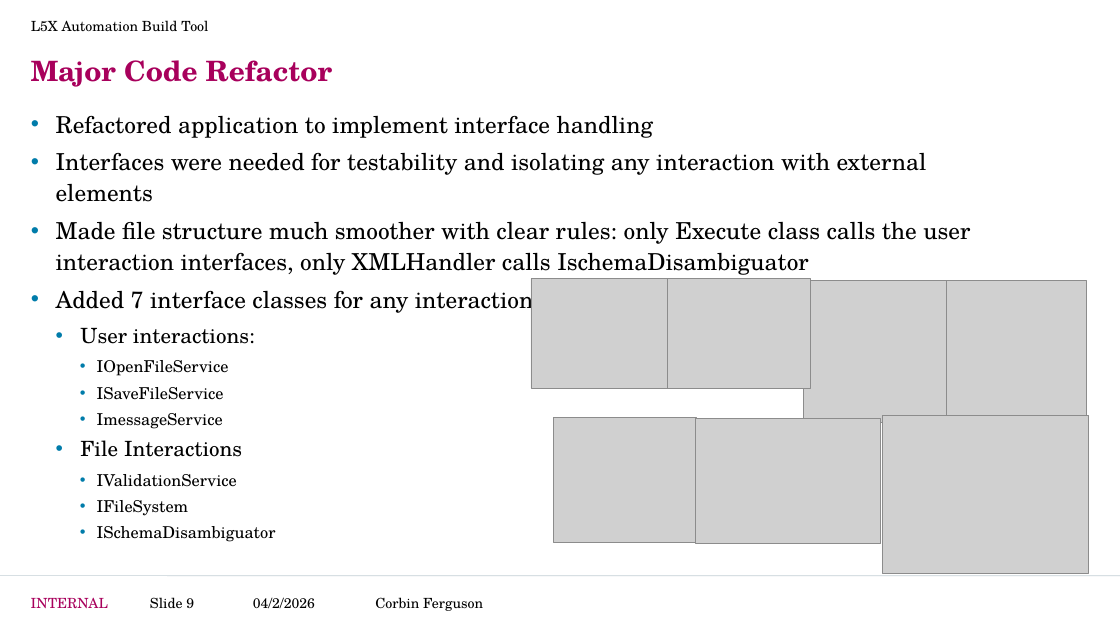
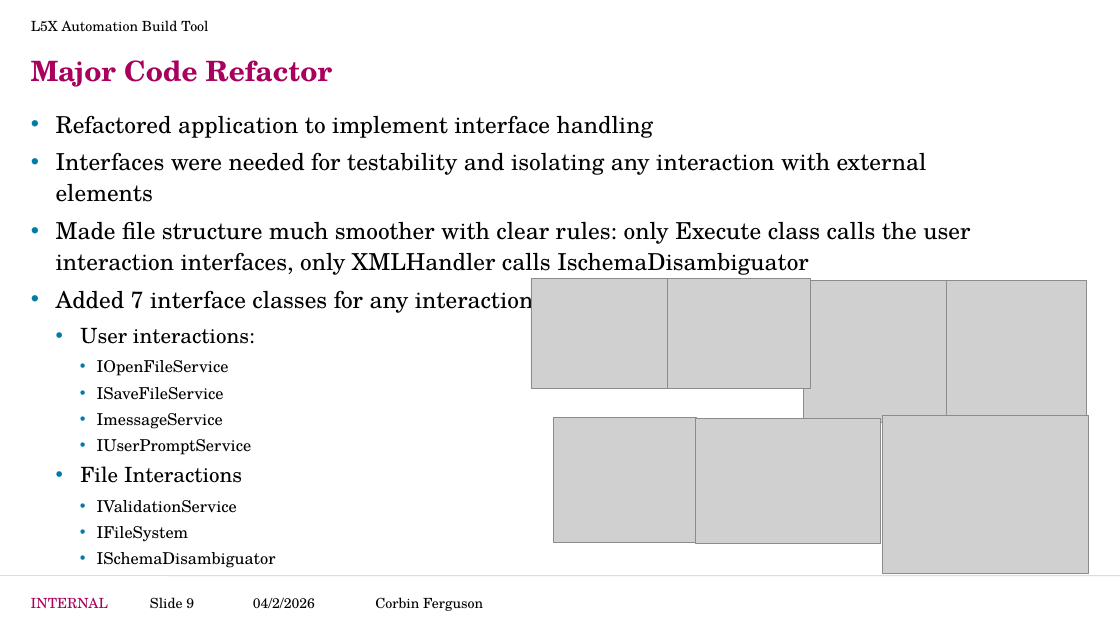
Before and after one commit to CorbinFerguson/ThesisBuildTool, a slide deck: slide 9 of Thesis Writing Documents/Project Development.pptx. Drawn at 1120x630 pixels with LibreOffice and Linux fonts; fonts in the diff are those of the drawing; grey boxes stand for pictures; background and template pictures are left out. Boxes give left, top, right and bottom in pixels: in the first picture for what was removed or moved away, otherwise in the second. Text is boxed around its words. In the diff, an @@ line names an element or a change of style, - is before the commit and + after.

```diff
--- a/Thesis Writing Documents/Project Development.pptx
+++ b/Thesis Writing Documents/Project Development.pptx
@@ text at <box>97,439,252,455</box>: paragraph added @@
+    • IUserPromptService
```
Also in this commit, not shown: 5 other slides changed, 2 other files.
